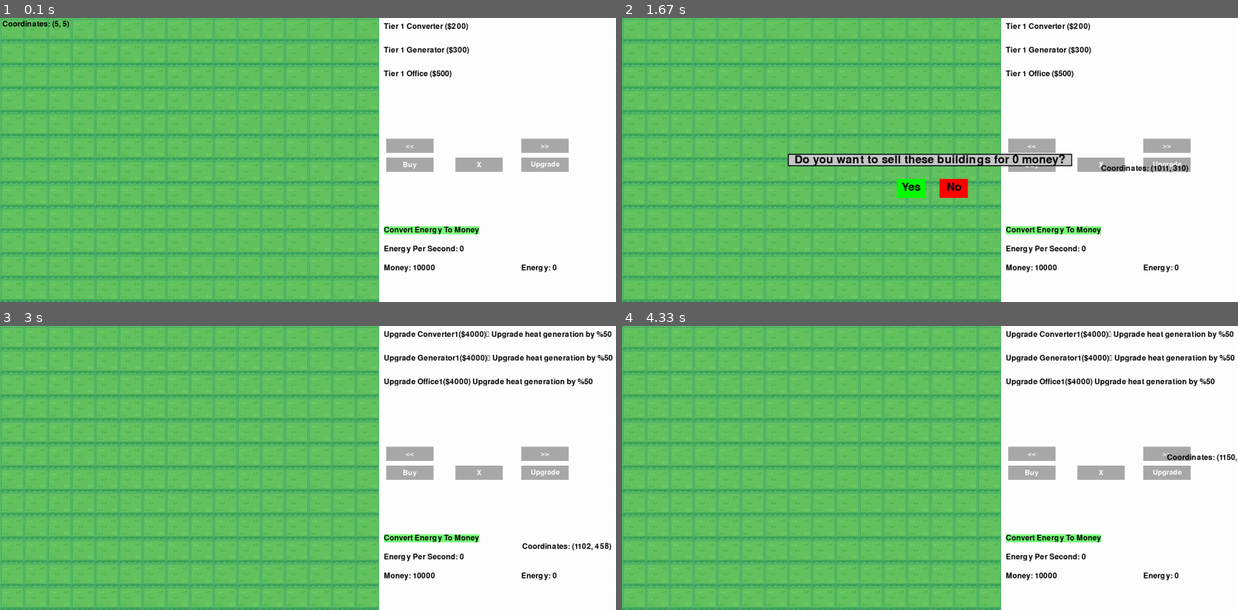
Above: before the commit, frames 1-4 (two rows, left to right).
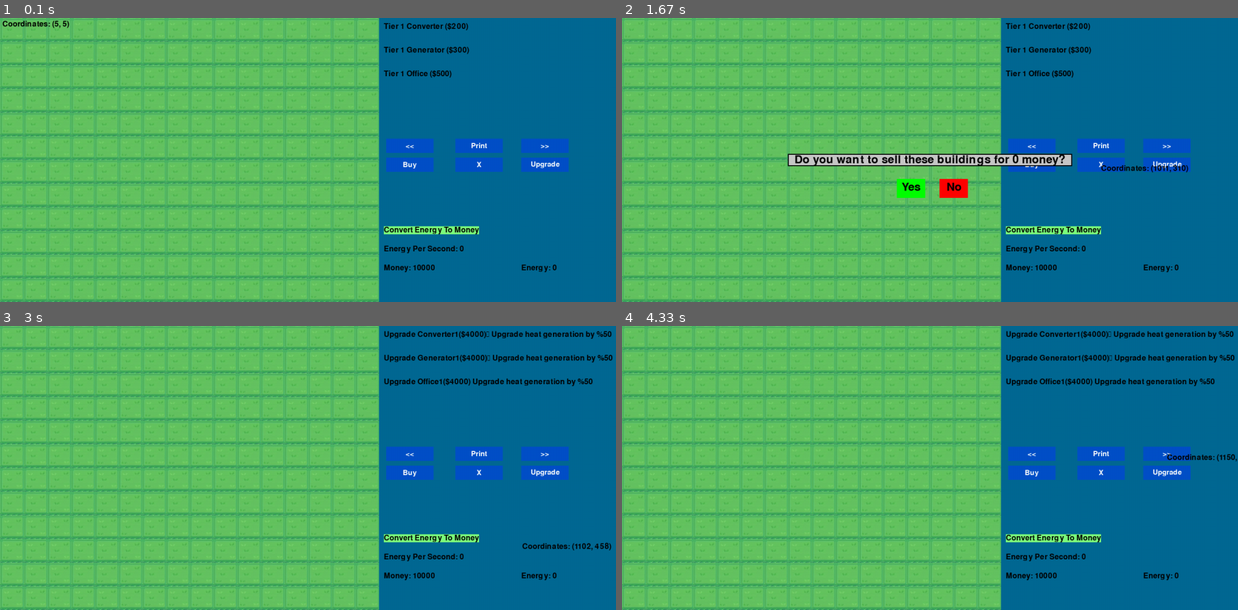
Above: after the commit, the same moments.

Repository: BerkeLahna/CODE2
Game: pygame game, started from gametest.py
Same seed, same stepped clock (60 frames per second), same inputs: the game is played once before the commit and once after it.
Inputs (mouse positions are in pixels of both pictures, inside the frame that each line leads up to):
- Up to frame 1 (0.1 s): no input
- Up to frame 2 (1.67 s): click (930, 160) at 0.38 s; click "Money: 10000" at 0.72 s; click "X" at 1.05 s; right-click (708, 151) at 1.38 s
- Up to frame 3 (3 s): click (289, 496) at 1.83 s; click "Upgrade" at 2.18 s; click (480, 453) at 2.52 s, where only the run after the commit has a clickable "Print"; click (523, 541) at 2.85 s
- Up to frame 4 (4.33 s): click (1151, 445) at 3.18 s; right-click (745, 371) at 3.52 s; click (1065, 397) at 3.85 s; click ">>" at 4.18 s

The runs differ from the first frame. In frame 1, 38% of the frame differs, in the area x 61-100%, y 0-100%; in frame 2, 37%; in frame 3, 38%; in frame 4, 38%.

Commit message:
bugfixes

Diff:
--- a/gametest.py
+++ b/gametest.py
@@ -148,7 +148,7 @@
         self.command = command
 
     def draw(self, surface):
-        pygame.draw.rect(surface,GRAY , self.rect)
+        pygame.draw.rect(surface,(0, 80, 200), self.rect)
         if self.text:
             text = self.font.render(self.text, True, (255, 255, 255))
             text_rect = text.get_rect(center=self.rect.center)
@@ -270,9 +270,9 @@
 
 # Initialize game objects
 player = Player()
-energy_generator = EnergyGenerator(1)  # Slower energy generation
-energy_converter = EnergyConverter(1)  # More efficient conversion
-office = Office(1)
+# energy_generator = EnergyGenerator(1)  # Slower energy generation
+# energy_converter = EnergyConverter(1)  # More efficient conversion
+# office = Office(1)
 heat_grid = [[0 for _ in range(NUM_TILES_Y)] for _ in range(NUM_TILES_X)]  # Heat grid for generators
 
 # Initialize the grid with empty tiles
@@ -334,6 +334,7 @@
 previous_button = Button(815, 255, 100, 30, '<<', lambda: print('Button clicked'))
 testbutton = Button(WINDOW_WIDTH - SIDEBAR_WIDTH + 10, SIDEBAR_ITEM_HEIGHT , 100, 30, 'Buy')
 delete_multiple_button = Button(961, 295 , 100, 30, 'X')
+print_multiple_button = Button(961, 255 , 100, 30, 'Print')
 
 
 state = "Buy"
@@ -346,25 +347,29 @@
             running = False
         elif event.type == pygame.MOUSEBUTTONDOWN:
             mouse_pos = pygame.mouse.get_pos()
+            grid_x = mouse_pos[0] // TILE_SIZE
+            grid_y = mouse_pos[1] // TILE_SIZE
             if event.button == 1:  # Left click
                 mouse_x, mouse_y = pygame.mouse.get_pos()
                 print("Clicked ", mouse_x//TILE_SIZE, mouse_y//TILE_SIZE)
                 # if testbutton.rect.collidepoint(mouse_pos):
                 #     print("test")
-                if previous_button.rect.collidepoint(mouse_pos) and current_tier > 1:
+                if print_multiple_button.rect.collidepoint(mouse_pos):
+                    print(grid)
+                elif previous_button.rect.collidepoint(mouse_pos) and current_tier > 1:
                     current_tier -=1
 
-                if forward_button.rect.collidepoint(mouse_pos) and current_tier < 8:
+                elif forward_button.rect.collidepoint(mouse_pos) and current_tier < 8:
                     current_tier +=1
 
-                if buy_button1.rect.collidepoint(mouse_pos):
+                elif buy_button1.rect.collidepoint(mouse_pos):
                     state = "Buy"
                     print("Buy button clicked")
-                if upgrade_button1.rect.collidepoint(mouse_pos):
+                elif upgrade_button1.rect.collidepoint(mouse_pos):
                     state = "Upgrade"
                     print("upgrade button clicked")
 
-                if delete_multiple_button.rect.collidepoint(mouse_pos):
+                elif delete_multiple_button.rect.collidepoint(mouse_pos):
                     # Enter delete multiple mode
                     selected_tiles = []
                     x_of_building =[]
@@ -376,13 +381,9 @@
                                 running = False
                                 delete_multiple_mode = False
                             elif event.type == pygame.MOUSEBUTTONDOWN:
-                                mouse_pos = pygame.mouse.get_pos()
-                                if event.button == 1:  # Left click
-                                        # Add selected tile to list
-                                    grid_x = mouse_pos[0] // TILE_SIZE
-                                    grid_y = mouse_pos[1] // TILE_SIZE
-
-                                    if (grid[grid_x][grid_y]) not in selected_tiles and grid[grid_x][grid_y] != TILE_EMPTY:
+
+                                if event.button == 1 and grid[grid_x][grid_y] != TILE_EMPTY:  # Left click
+                                    if (grid[grid_x][grid_y]) not in selected_tiles:
                                         x_of_building.append(grid_x)
                                         print(grid_x, grid_y)
                                         y_of_building.append(grid_y)
@@ -395,19 +396,18 @@
                                     # Cancel selection
                                     delete_multiple_mode = False
                     if(player.sell_multiple_buildings(selected_tiles)):
+                        print(selected_tiles)
                         for i in range(len(selected_tiles)):
-                            print("i" ,i)
-                            print("xandy: ",x_of_building[i], y_of_building[i])
-                            print("grid: ",grid[y_of_building[i]][x_of_building[i]])
-                            grid[y_of_building[i]][x_of_building[i]] = TILE_EMPTY
-                            selected_tiles.clear()
-                            x_of_building.clear()
-                            y_of_building.clear()
-
-
-
-                if WINDOW_WIDTH - SIDEBAR_WIDTH <= mouse_pos[0] < WINDOW_WIDTH and state == "Buy":
+                            grid[x_of_building[i]][y_of_building[i]] = TILE_EMPTY
+
+
+
+
+
+
+                elif WINDOW_WIDTH - SIDEBAR_WIDTH <= mouse_pos[0] < WINDOW_WIDTH and state == "Buy":
                     selected_building = (mouse_pos[1] // SIDEBAR_ITEM_HEIGHT) + 1
+                    print("Selected building: ", selected_building)
                     building_tier = current_tier
                 elif WINDOW_WIDTH - SIDEBAR_WIDTH <= mouse_pos[0] < WINDOW_WIDTH and state == "Upgrade":
                     if(((mouse_pos[1] // SIDEBAR_ITEM_HEIGHT) + 1) == 1):
@@ -420,12 +420,12 @@
                         #need upgrade method
                         print("Office Upgraded")
 
-                if WINDOW_WIDTH - SIDEBAR_WIDTH + 10 <= mouse_pos[0] < WINDOW_WIDTH - SIDEBAR_WIDTH + 290 and WINDOW_HEIGHT - 160 <= mouse_pos[1] < WINDOW_HEIGHT - 110:
+                elif WINDOW_WIDTH - SIDEBAR_WIDTH + 10 <= mouse_pos[0] < WINDOW_WIDTH - SIDEBAR_WIDTH + 290 and WINDOW_HEIGHT - 160 <= mouse_pos[1] < WINDOW_HEIGHT - 110:
                         # Convert energy to money
                         player.sell_energy(player.energy)  # Sell all available energy
                         # Update money display after successful conversion
                         money_text = font.render(f'Money: {int(player.money)}', True, (0, 0, 0))
-                else:
+                elif grid[grid_x][grid_y] == TILE_EMPTY:
                     # Place selected building on the grid
                     grid_x = mouse_pos[0] // TILE_SIZE
                     grid_y = mouse_pos[1] // TILE_SIZE
@@ -441,8 +441,7 @@
                             grid[grid_x][grid_y] = Office(current_tier)
             elif event.button == 3:  # Right click
                 # Sell selected building on the grid
-                grid_x = mouse_pos[0] // TILE_SIZE
-                grid_y = mouse_pos[1] // TILE_SIZE
+
                 if 0 <= grid_x < NUM_TILES_X and 0 <= grid_y < NUM_TILES_Y:
                     if isinstance(grid[grid_x][grid_y], EnergyConverter):
                         if(player.sell_building(grid[grid_x][grid_y])):
@@ -462,7 +461,8 @@
 
     #draw
     window.fill(GRAY)
-    pygame.draw.rect(window, WHITE, (WINDOW_WIDTH - SIDEBAR_WIDTH, 0, SIDEBAR_WIDTH, WINDOW_HEIGHT))
+
+    pygame.draw.rect(window, (0, 105, 148), (WINDOW_WIDTH - SIDEBAR_WIDTH, 0, SIDEBAR_WIDTH, WINDOW_HEIGHT))
     switch_view(state,current_tier)
     # display_sidebar(current_tier, current_page)
 
@@ -545,6 +545,7 @@
     forward_button.draw(window)
     previous_button.draw(window)
     delete_multiple_button.draw(window)
+    print_multiple_button.draw(window)
     # testbutton.draw(window)
 
 
